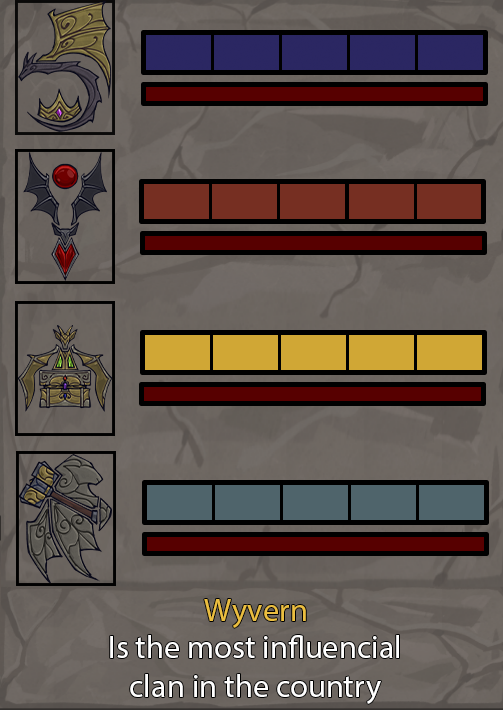
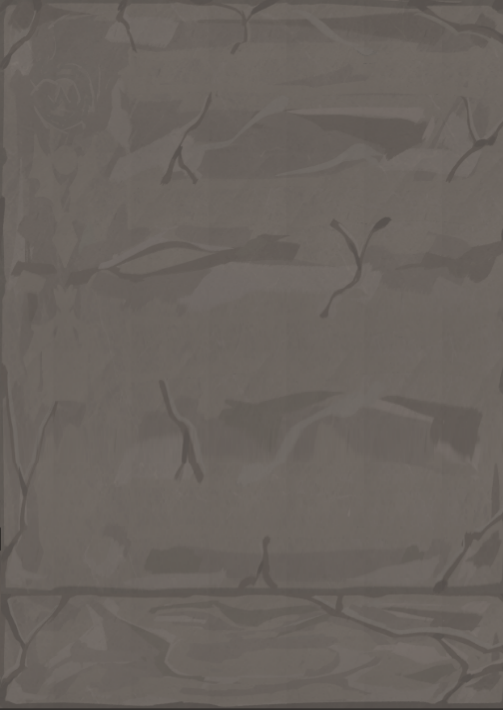
Before/after of a 503px x 710px layered artwork. What changed in the layer stack:
renamed "Is the most influencial clan in the country" to "mockup_cellframe Copy", moved it into group "Folder 3", painted on it over bbox(110, 19, 491, 704)
renamed "Wyvern" to "mockup_bar1 Copy", hid it, moved it into group "Folder 3", painted on it over bbox(143, 38, 477, 628)
renamed "Icon Cool" to "Layer 2 Copy 3", moved it into group "Folder 3 copy", painted on it over bbox(18, 10, 499, 583)
renamed "Прямоугольник 5" to "mockup_cellbg1 Copy 2", moved it into group "Folder 2", painted on it over bbox(131, 88, 489, 524)
renamed "Прямоугольник 5" to "Layer 4 Copy 3", moved it into group "Window Group Small", painted on it over bbox(130, 87, 490, 525)
renamed "Прямоугольник 5" to "Layer 3 Copy 3", moved it into group "Window Group Small", painted on it over bbox(123, 82, 497, 525)
renamed "Window" to "Прямоугольник 5", moved it into group "Mesh", painted on it over bbox(144, 84, 487, 523)
renamed "Decompressed Image" to "Прямоугольник 5", moved it into group "Mesh", painted on it over bbox(145, 84, 485, 524)
renamed "Window" to "Layer 8", opacity 100% → 50%, moved it into group "Clan", painted on it over bbox(16, 149, 484, 404)
renamed "Wyvern" to "Blackbeard", moved it into group "Wyvern" over bbox(10, 0, 488, 436)
renamed "Decompressed Image" to "mockup_cellframe Copy 6", moved it into group "Folder 2 Copy 2", painted on it over bbox(139, 85, 488, 406)
renamed "Прямоугольник 5" to "Frame", moved it into group "Clan", painted on it over bbox(16, 32, 282, 586)
renamed "Прямоугольник 5" to "Icon Cool", moved it into group "Clan", painted on it over bbox(18, 32, 214, 583)
renamed "Window" to "Layer 11", moved it into group "Clan", painted on it over bbox(17, 32, 486, 584)
painted on "Background" over bbox(0, 429, 503, 682)
…and 52 more changes (1 blend, 1 moved_by, 2 opacity, 25 painted, 2 removed, 12 renamed, 34 stack, 29 visibility)
